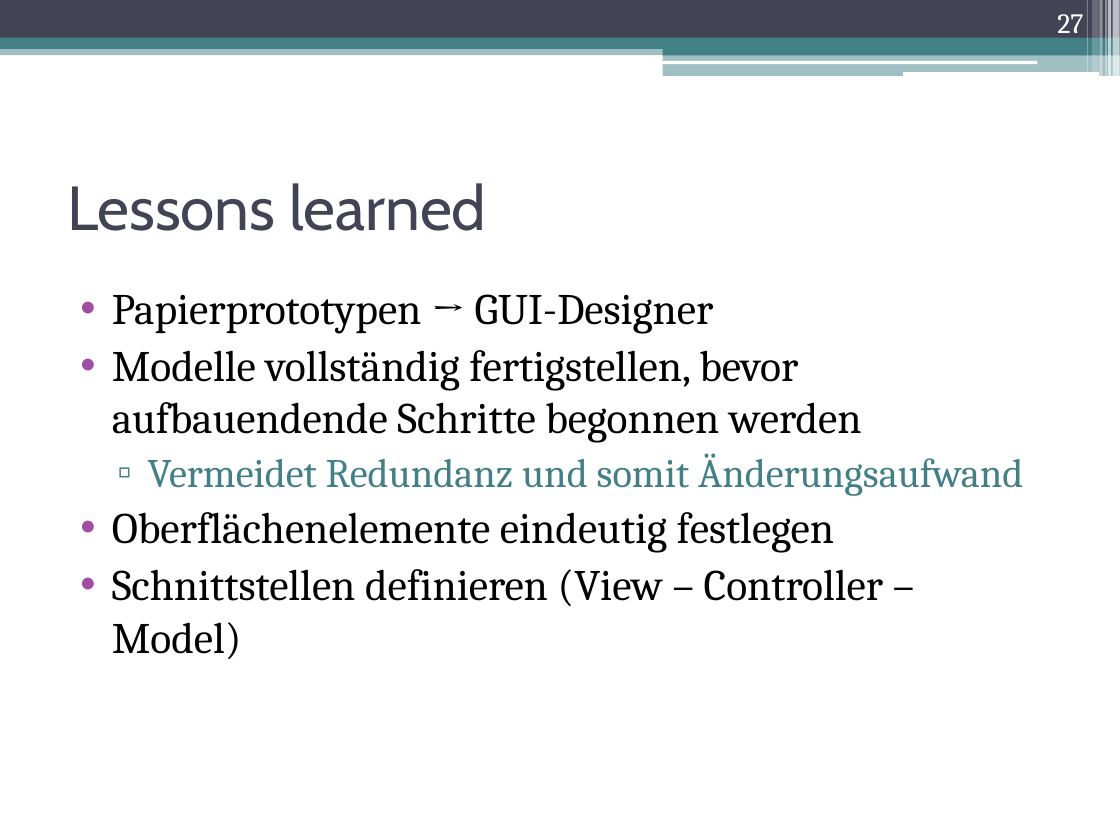
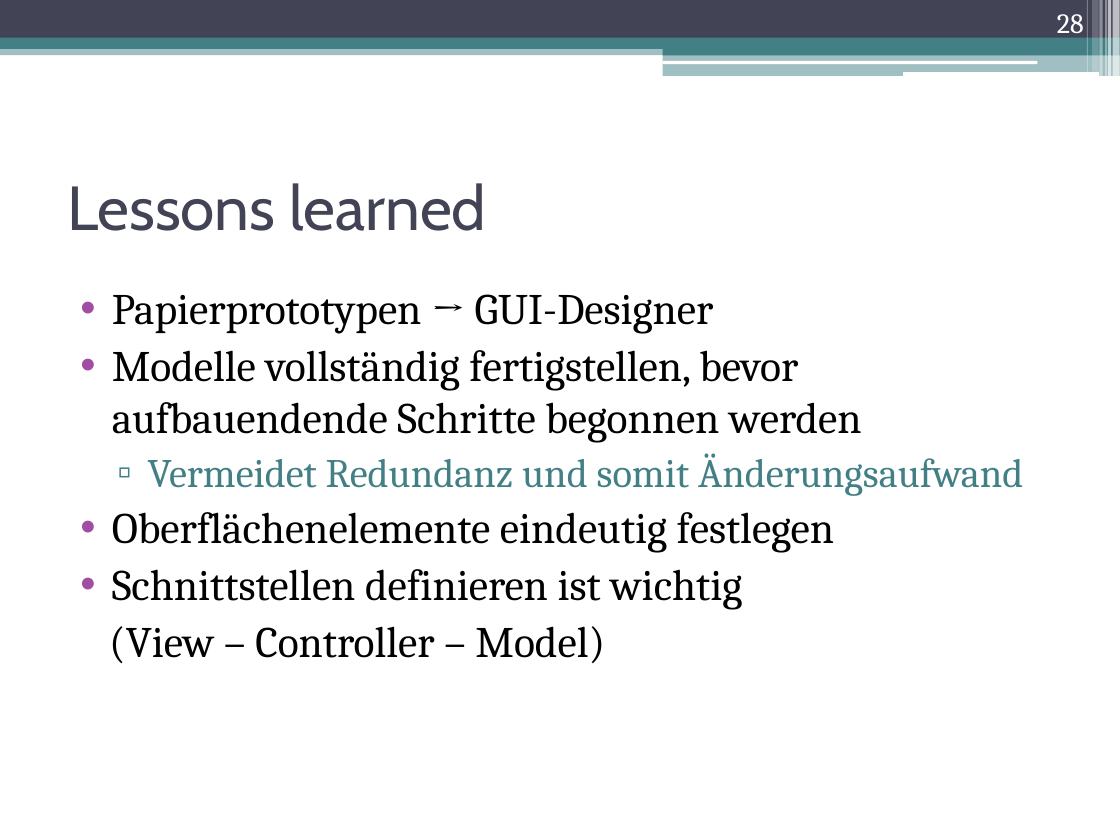
Before and after one commit to DanJoeHa/Fallstudie, a slide deck: slide 28 of Projektmanagement/Abschlusspräsentation.pptx (slide 27 before the commit). Drawn at 1120x840 pixels with LibreOffice and Linux fonts; fonts in the diff are those of the drawing. Boxes give left, top, right and bottom in pixels: in the first picture for what was removed or moved away, otherwise in the second. Text is boxed around its words. In the diff, an @@ line names an element or a change of style, - is before the commit and + after.

Commit message:
folie für view hinzugefügt

```diff
--- a/Projektmanagement/Abschlusspräsentation.pptx
+++ b/Projektmanagement/Abschlusspräsentation.pptx
@@ page number at [1057, 14, 1084, 40]: text changed @@
-27
+28
@@ text at [109, 569, 742, 663]: text changed @@
-• Schnittstellen definieren (View – Controller – Model)
+• Schnittstellen definieren ist wichtig
+(View – Controller – Model)
```
Also in this commit, not shown: 1 slide added.
